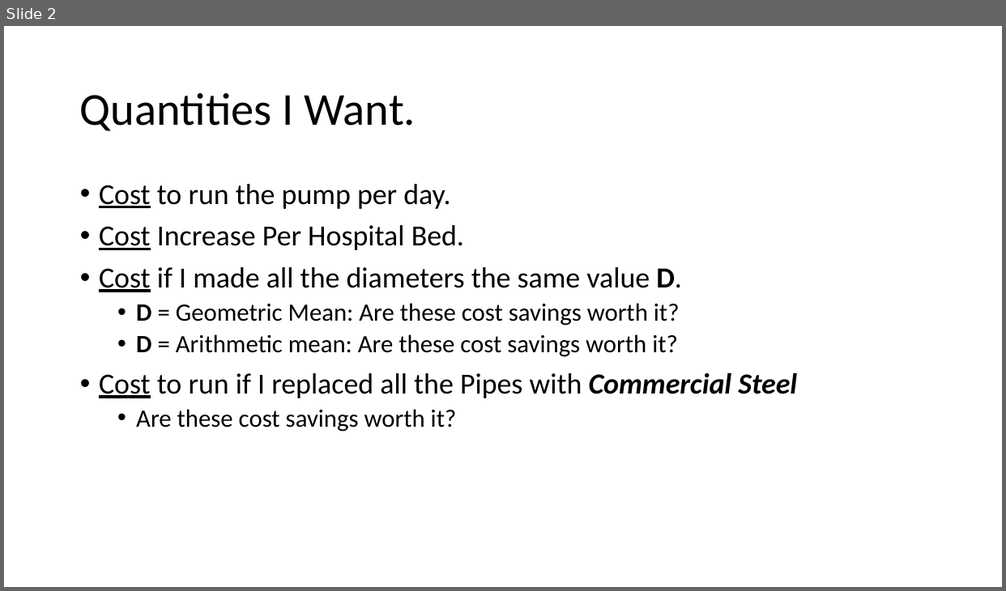
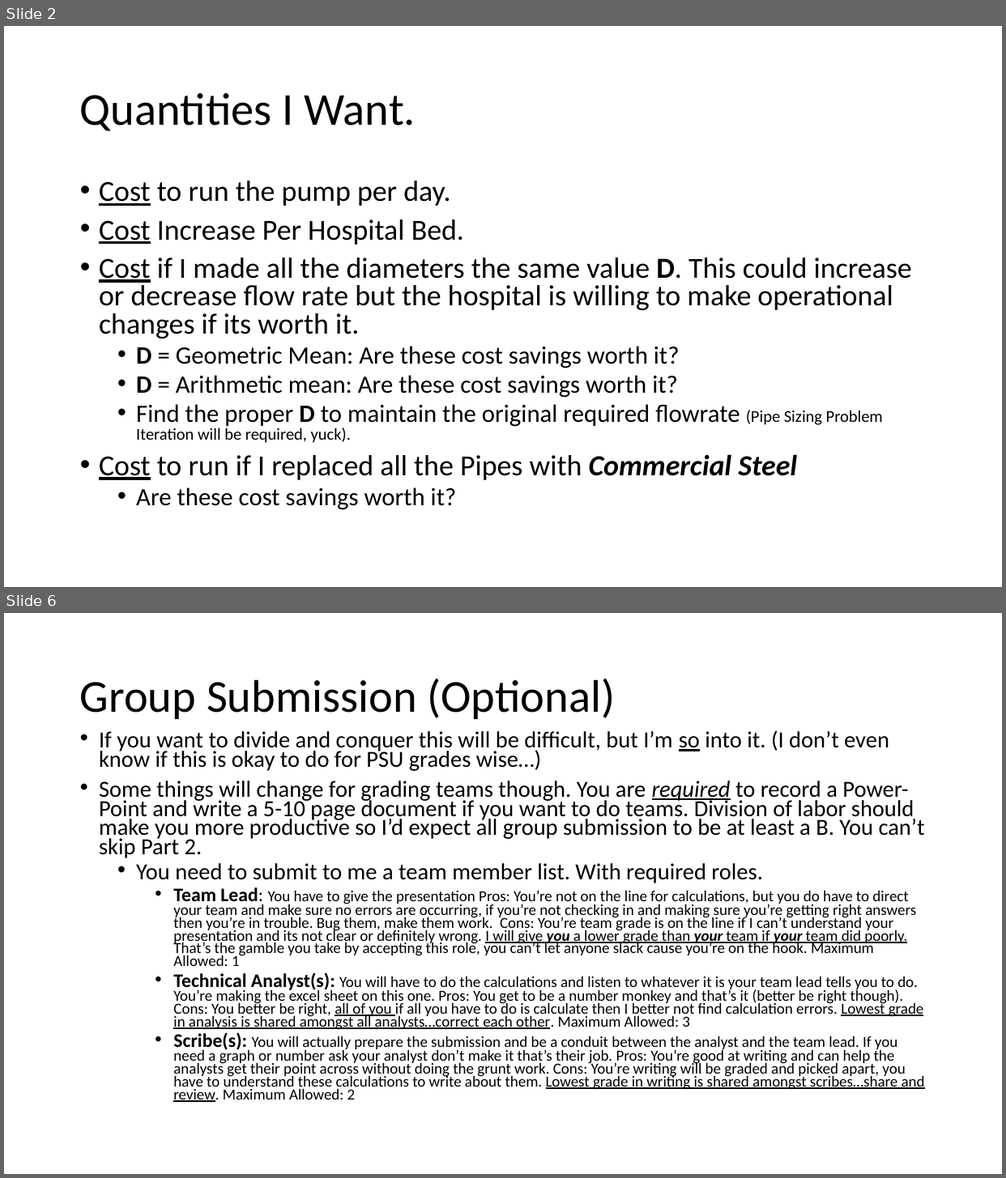
Before and after one commit to smohler/ME322-S20, a slide deck: projects/Project-1.pptx. Shown one above the other, each under a label of ours: slide 2 before the commit, slides 2 and 6 after it; the slides between them are not shown. The pictures are 1006x591 and 1006x1178 pixels, drawn with LibreOffice and Linux fonts; fonts in the diff are those of the drawing. Boxes give left, top, right and bottom in pixels: in the first picture for what was removed or moved away, otherwise in the second. Text is boxed around its words. In the diff, an @@ line names an element or a change of style, - is before the commit and + after.

Commit message:
Project 1 complete, project 1 grading rubric

```diff
--- a/projects/Project-1.pptx
+++ b/projects/Project-1.pptx
@@ slide 6 added at [4, 613, 1002, 1174], background #FFFFFF @@
@@ title added at [80, 679, 615, 719], 44 pt, text #000000 @@
+Group Submission (Optional)
@@ text added at [99, 730, 925, 1102], 14.8 pt, text #000000 @@
+• If you want to divide and conquer this will be difficult, but I’m so into it. (I don’t even know if this is okay to do for PSU grades wise…)
+• Some things will change for grading teams though. You are required to record a Power-Point and write a 5-10 page document if you want to do teams. Division of labor should make you more productive so I’d expect all group submission to be at least a B. You can’t skip Part 2.
+  • You need to submit to me a team member list. With required roles.
+    • Team Lead: You have to give the presentation Pros: You’re not on the line for calculations, but you do have to direct your team and make sure no errors are occurring, if you’re not checking in and making sure you’re getting right answers then you’re in trouble. Bug them, make them work. Cons: You’re team grade is on the line if I can’t understand your presentation and its not clear or definitely wrong. I will give you a lower grade than your team if your team did poorly. That’s the gamble you take by accepting this role, you can’t let anyone slack cause you’re on the hook. Maximum Allowed: 1
+    • Technical Analyst(s): You will have to do the calculations and listen to whatever it is your team lead tells you to do. You’re making the excel sheet on this one. Pros: You get to be a number monkey and that’s it (better be right though). Cons: You better be right, all of you if all you have to do is calculate then I better not find calculation errors. Lowest grade in analysis is shared amongst all analysts…correct each other. Maximum Allowed: 3
+    • Scribe(s): You will actually prepare the submission and be a conduit between the analyst and the team lead. If you need a graph or number ask your analyst don’t make it that’s their job. Pros: You’re good at writing and can help the analysts get their point across without doing the grunt work. Cons: You’re writing will be graded and picked apart, you have to understand these calculations to write about them. Lowest grade in writing is shared amongst scribes…share and review. Maximum Allowed: 2
@@ slide 2 changed as well @@
@@ text at [99, 181, 797, 510]: line spacing 0.9 to 0.8 @@
@@ text at [99, 258, 912, 339]: text changed @@
-• Cost if I made all the diameters the same value D.
+• Cost if I made all the diameters the same value D. This could increase or decrease flow rate but the hospital is willing to make operational changes if its worth it.
@@ text at [136, 404, 883, 443]: paragraph added @@
+  • Find the proper D to maintain the original required flowrate (Pipe Sizing Problem Iteration will be required, yuck).
```
Also in this commit, not shown: 1 other slide changed, 3 other slides added, 1 other file.
